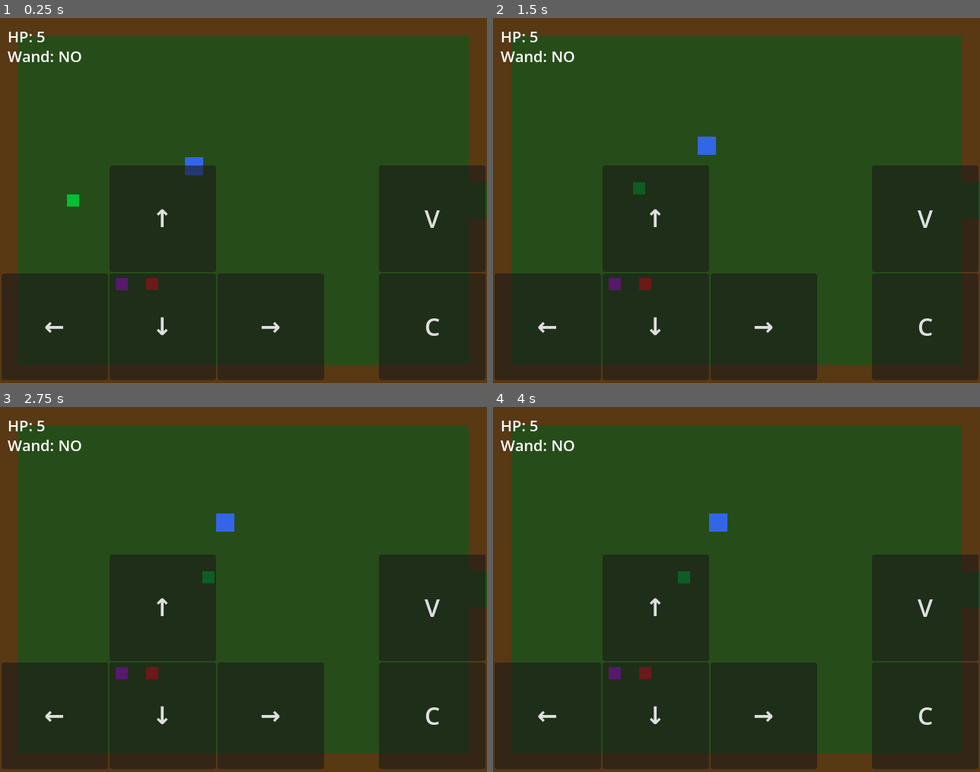
Above: before the commit, frames 1-4 (two rows, left to right).
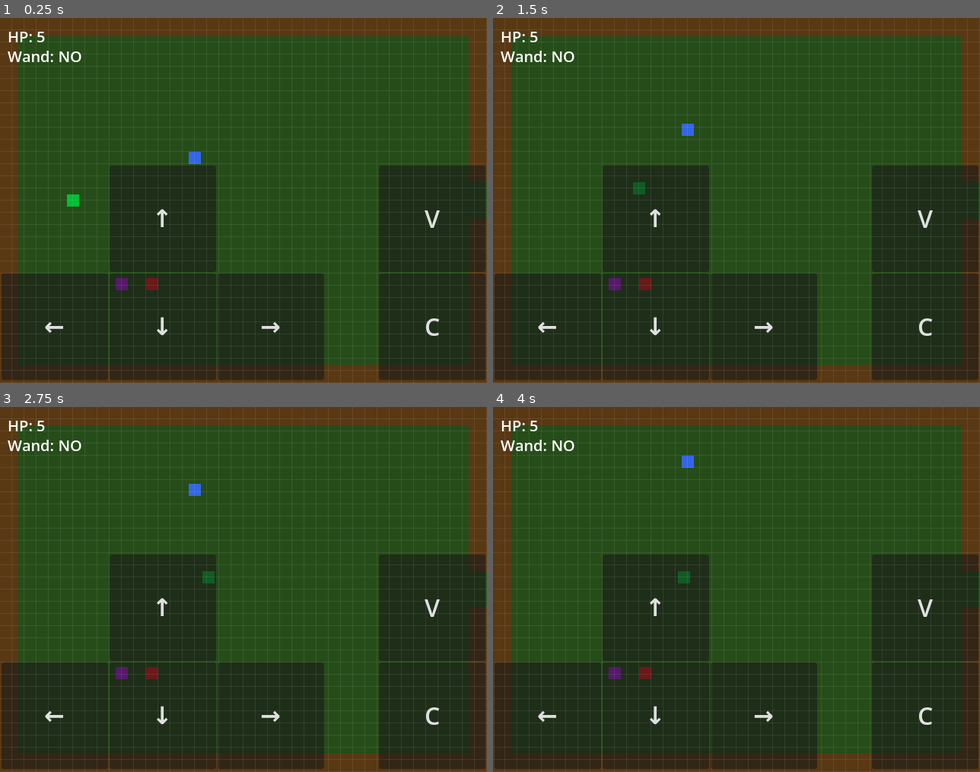
Above: after the commit, the same moments.

Repository: ollyfg/duddy-quest
Game: Godot game, scene res://scenes/main.tscn
The game is run twice, just before and just after one commit, with the same random seed, the same clock (stepped at 60 frames per second) and the same inputs.
Inputs (mouse positions are in pixels of both pictures, inside the frame that each line leads up to):
- Up to frame 1 (0.25 s): no input
- Up to frame 2 (1.5 s): move the mouse to (843, 182) at 0.52 s; hold D (move_right) 0.53-1.25 s; tap C (melee_attack) at 0.6 s; click (843, 182) at 0.67 s; drag from (639, 218) to (965, 200) at 1.27 s
- Up to frame 3 (2.75 s): move the mouse to (292, 509) at 2.02 s; hold D (move_right) from 2.03 s (still down); tap C (melee_attack) at 2.1 s
- Up to frame 4 (4 s): release D (move_right) at 2.75 s; tap Enter at 2.75 s; drag from (712, 662) to (717, 523) at 2.77 s; move the mouse to (882, 644) at 3.52 s; hold A (move_left) from 3.53 s (still down); tap C (melee_attack) at 3.6 s

The runs differ from the first frame. In frame 1, 0.6% of the frame differs, in the area x 2-100%, y 3-100%; in frame 2, 0.7%; in frame 3, 0.7%; in frame 4, 0.7%.

Commit message:
Align NPCs with grid and add transparent grid overlay
Co-authored-by: ollyfg <8495389+ollyfg@users.noreply.github.com>

Diff:
--- a/scenes/main.tscn
+++ b/scenes/main.tscn
@@ -1,9 +1,10 @@
-[gd_scene load_steps=5 format=3 uid="uid://main"]
+[gd_scene load_steps=6 format=3 uid="uid://main"]
 
 [ext_resource type="Script" path="res://scripts/main.gd" id="1_main"]
 [ext_resource type="PackedScene" path="res://scenes/player.tscn" id="2_player"]
 [ext_resource type="PackedScene" path="res://scenes/dialog_box.tscn" id="3_dialog"]
 [ext_resource type="PackedScene" path="res://scenes/mobile_controls.tscn" id="4_mobile"]
+[ext_resource type="Script" path="res://scripts/grid_overlay.gd" id="5_grid"]
 
 [node name="Main" type="Node2D"]
 script = ExtResource("1_main")
@@ -34,3 +35,9 @@
 [node name="DialogBox" parent="HUD" instance=ExtResource("3_dialog")]
 
 [node name="MobileControls" parent="." instance=ExtResource("4_mobile")]
+
+[node name="GridOverlayLayer" type="CanvasLayer" parent="."]
+layer = 10
+
+[node name="GridOverlay" type="Node2D" parent="GridOverlayLayer"]
+script = ExtResource("5_grid")
--- a/scenes/npc.tscn
+++ b/scenes/npc.tscn
@@ -3,19 +3,19 @@
 [ext_resource type="Script" path="res://scripts/npc.gd" id="1_npc"]
 
 [sub_resource type="RectangleShape2D" id="RectSh_body"]
-size = Vector2(24, 24)
+size = Vector2(16, 16)
 
 [sub_resource type="RectangleShape2D" id="RectSh_hit"]
-size = Vector2(28, 28)
+size = Vector2(20, 20)
 
 [node name="NPC" type="CharacterBody2D"]
 script = ExtResource("1_npc")
 
 [node name="Sprite" type="ColorRect" parent="."]
-offset_left = -12.0
-offset_top = -12.0
-offset_right = 12.0
-offset_bottom = 12.0
+offset_left = -8.0
+offset_top = -8.0
+offset_right = 8.0
+offset_bottom = 8.0
 color = Color(0.2, 0.4, 0.9, 1)
 
 [node name="CollisionShape2D" type="CollisionShape2D" parent="."]
--- a/scenes/room_a.tscn
+++ b/scenes/room_a.tscn
@@ -107,7 +107,7 @@
 [node name="NPCs" type="Node2D" parent="."]
 
 [node name="FriendlyNPC" parent="NPCs" instance=ExtResource("2_npc")]
-position = Vector2(250.0, 200.0)
+position = Vector2(256.0, 192.0)
 dialog_lines = ["I say! These wizarding folk are quite odd.", "Perhaps I should have been nicer to Harry...", "The east passage leads deeper into the unknown."]
 
 [node name="Items" type="Node2D" parent="."]
--- a/scenes/room_b.tscn
+++ b/scenes/room_b.tscn
@@ -131,7 +131,7 @@
 [node name="NPCs" type="Node2D" parent="."]
 
 [node name="Enemy" parent="NPCs" instance=ExtResource("2_npc")]
-position = Vector2(400.0, 200.0)
+position = Vector2(400.0, 192.0)
 is_hostile = true
 detection_range = 180.0
 
--- a/scenes/room_c.tscn
+++ b/scenes/room_c.tscn
@@ -124,6 +124,6 @@
 [node name="NPCs" type="Node2D" parent="."]
 
 [node name="StationaryNPC" parent="NPCs" instance=ExtResource("2_npc")]
-position = Vector2(320.0, 150.0)
+position = Vector2(320.0, 144.0)
 movement_mode = 1
 dialog_lines = ["I stand here and watch the world go by.", "Sometimes stillness is the greatest wisdom.", "The east passage leads to a dangerous training ground."]
--- a/scenes/room_d.tscn
+++ b/scenes/room_d.tscn
@@ -107,7 +107,7 @@
 [node name="NPCs" type="Node2D" parent="."]
 
 [node name="KeepDistanceEnemy" parent="NPCs" instance=ExtResource("2_npc")]
-position = Vector2(450.0, 160.0)
+position = Vector2(448.0, 160.0)
 is_hostile = true
 movement_mode = 4
 keep_distance_preferred = 180.0
@@ -117,6 +117,6 @@
 shoot_cooldown = 2.5
 
 [node name="ChaseEnemy" parent="NPCs" instance=ExtResource("2_npc")]
-position = Vector2(380.0, 320.0)
+position = Vector2(384.0, 320.0)
 is_hostile = true
 detection_range = 220.0
--- /dev/null
+++ b/scripts/grid_overlay.gd
@@ -0,0 +1,25 @@
+extends Node2D
+
+## Draws a transparent grid aligned to the world tile grid.
+## Useful for verifying that sprites and NPCs are correctly grid-snapped.
+
+const GRID_SIZE: int = 16
+const GRID_COLOR: Color = Color(1.0, 1.0, 1.0, 0.08)
+
+
+func _ready() -> void:
+	get_viewport().size_changed.connect(queue_redraw)
+
+
+func _draw() -> void:
+	var vp_size: Vector2 = get_viewport_rect().size
+	# Vertical lines
+	var x: float = 0.0
+	while x <= vp_size.x:
+		draw_line(Vector2(x, 0.0), Vector2(x, vp_size.y), GRID_COLOR)
+		x += GRID_SIZE
+	# Horizontal lines
+	var y: float = 0.0
+	while y <= vp_size.y:
+		draw_line(Vector2(0.0, y), Vector2(vp_size.x, y), GRID_COLOR)
+		y += GRID_SIZE
--- a/scripts/npc.gd
+++ b/scripts/npc.gd
@@ -130,8 +130,9 @@
 	if _wander_timer <= 0.0:
 		_wander_timer = randf_range(1.5, 3.5)
 		if randf() < 0.6:
-			var angle: float = randf() * TAU
-			_wander_dir = Vector2(cos(angle), sin(angle))
+			# Only move in one cardinal direction at a time (no diagonal wander).
+			var dirs: Array[Vector2] = [Vector2.UP, Vector2.DOWN, Vector2.LEFT, Vector2.RIGHT]
+			_wander_dir = dirs[randi() % dirs.size()]
 		else:
 			_wander_dir = Vector2.ZERO
 	velocity = _wander_dir * (move_speed * 0.5)
Not shown, added: scripts/grid_overlay.gd.uid
